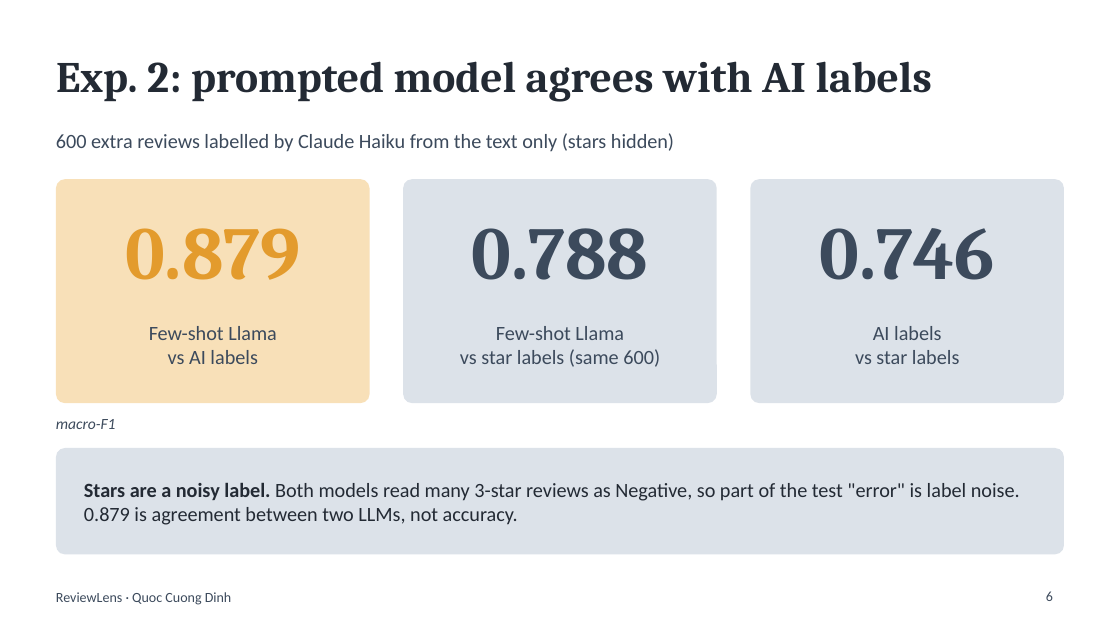
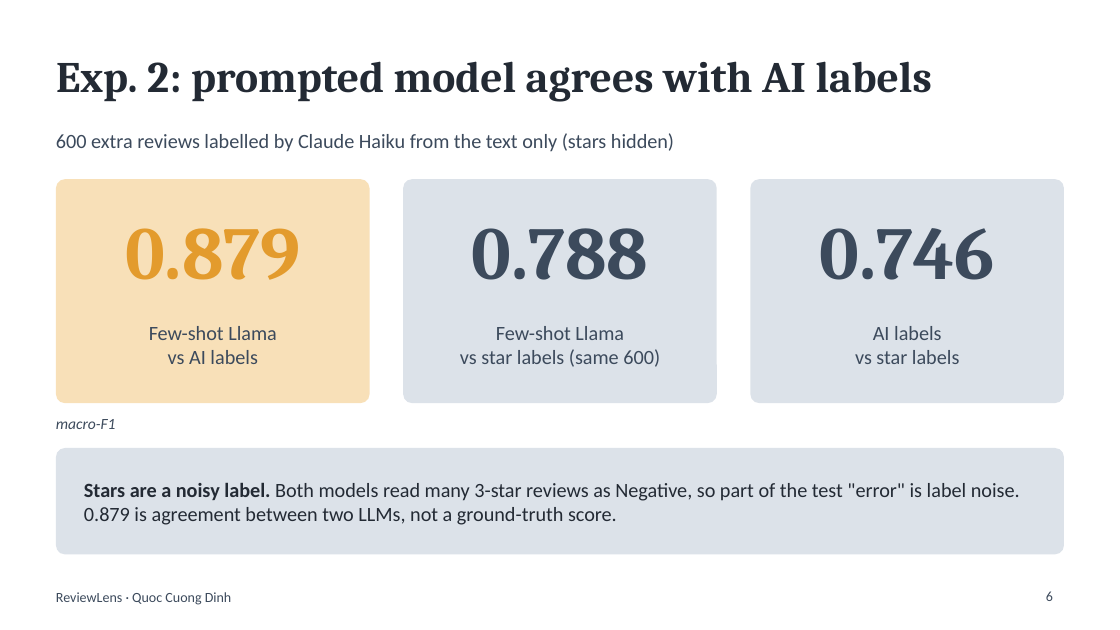
Before and after one commit to Junebhone/ReviewLens, a slide deck: slide 6 of docs/slides/Dinh_ReviewLens_Slides.pptx. Drawn at 1120x630 pixels with LibreOffice and Linux fonts; fonts in the diff are those of the drawing. Boxes give left, top, right and bottom in pixels: in the first picture for what was removed or moved away, otherwise in the second. Text is boxed around its words. In the diff, an @@ line names an element or a change of style, - is before the commit and + after.

```diff
--- a/docs/slides/Dinh_ReviewLens_Slides.pptx
+++ b/docs/slides/Dinh_ReviewLens_Slides.pptx
@@ text at [84, 483, 1020, 525]: text changed @@
-Stars are a noisy label. Both models read many 3-star reviews as Negative, so part of the test "error" is label noise. 0.879 is agreement between two LLMs, not accuracy.
+Stars are a noisy label. Both models read many 3-star reviews as Negative, so part of the test "error" is label noise. 0.879 is agreement between two LLMs, not a ground-truth score.
```
Also in this commit, not shown: 1 other slide changed, 11 other files.
